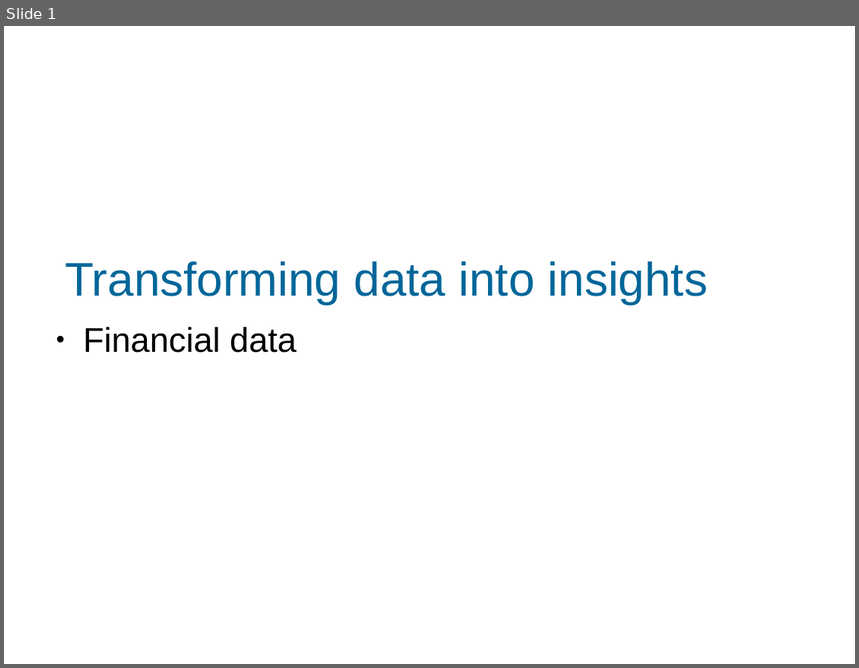
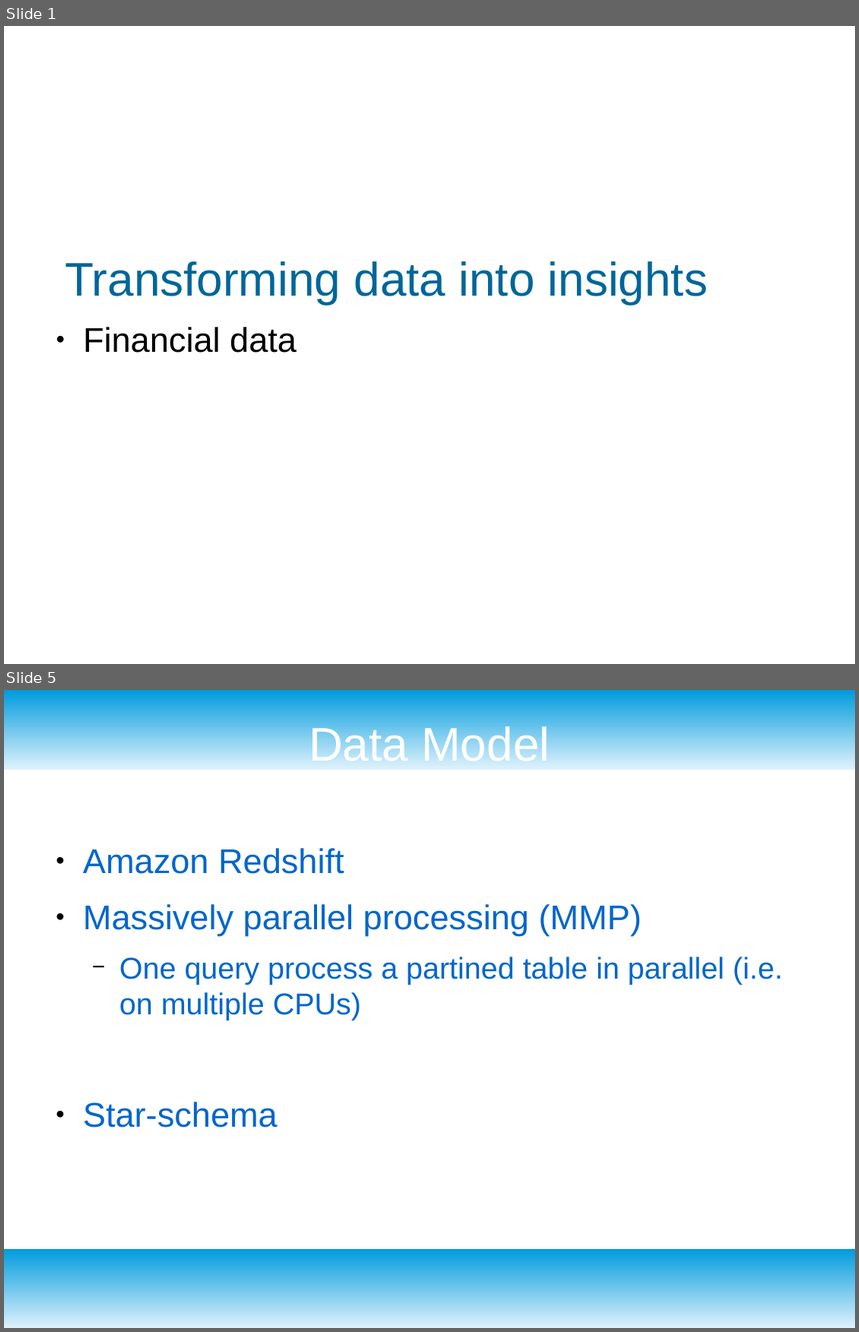
Before and after one commit to MartinBA741/finance_etl, a slide deck: presentation.odp. Shown one above the other, each under a label of ours: slide 1 before the commit, slides 1 and 5 after it; the slides between them are not shown. The pictures are 859x668 and 859x1332 pixels, drawn with LibreOffice and Linux fonts; fonts in the diff are those of the drawing; background and template pictures are left out. Boxes give left, top, right and bottom in pixels: in the first picture for what was removed or moved away, otherwise in the second. Text is boxed around its words. In the diff, an @@ line names an element or a change of style, - is before the commit and + after.

```diff
--- a/presentation.odp
+++ b/presentation.odp
@@ slide 5 added at bbox=[4, 690, 855, 1328], background #FFFFFF @@
@@ rectangle added at bbox=[4, 690, 855, 770], fill gradient #DFF2FC to #009BDD @@
@@ title added at bbox=[309, 723, 550, 761], 44 pt, text #FFFFFF @@
+Data Model
@@ text added at bbox=[83, 848, 783, 1128], 28 pt, text #0066CC @@
+● Amazon Redshift
+● Massively parallel processing (MMP)
+  − One query process a partined table in parallel (i.e. on multiple CPUs)
+● Star-schema
@@ rectangle added at bbox=[4, 1249, 855, 1328], fill gradient #DFF2FC to #009BDD @@
```
Also in this commit, not shown: 4 other slides added, 1 slide removed.
